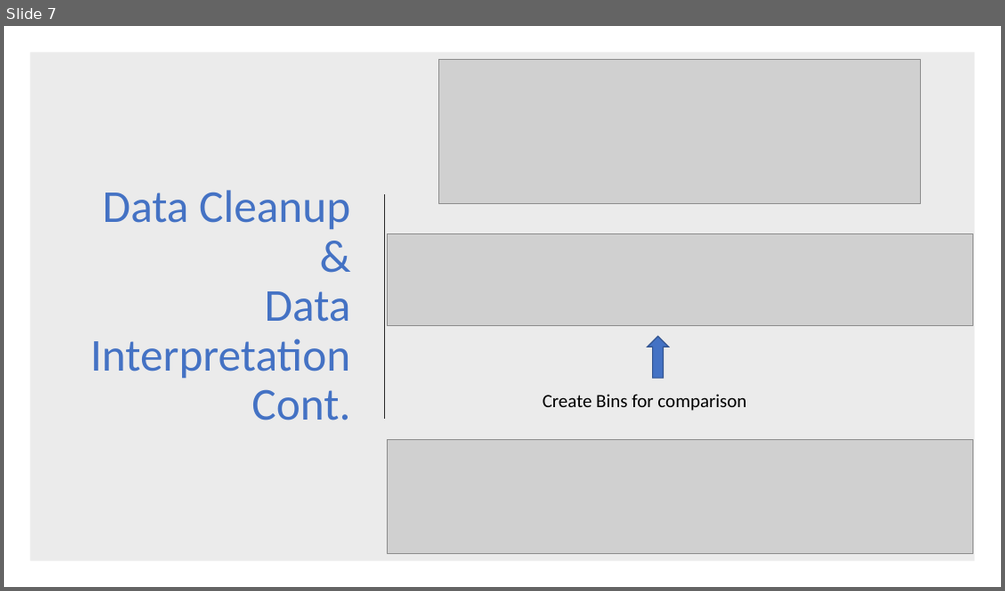
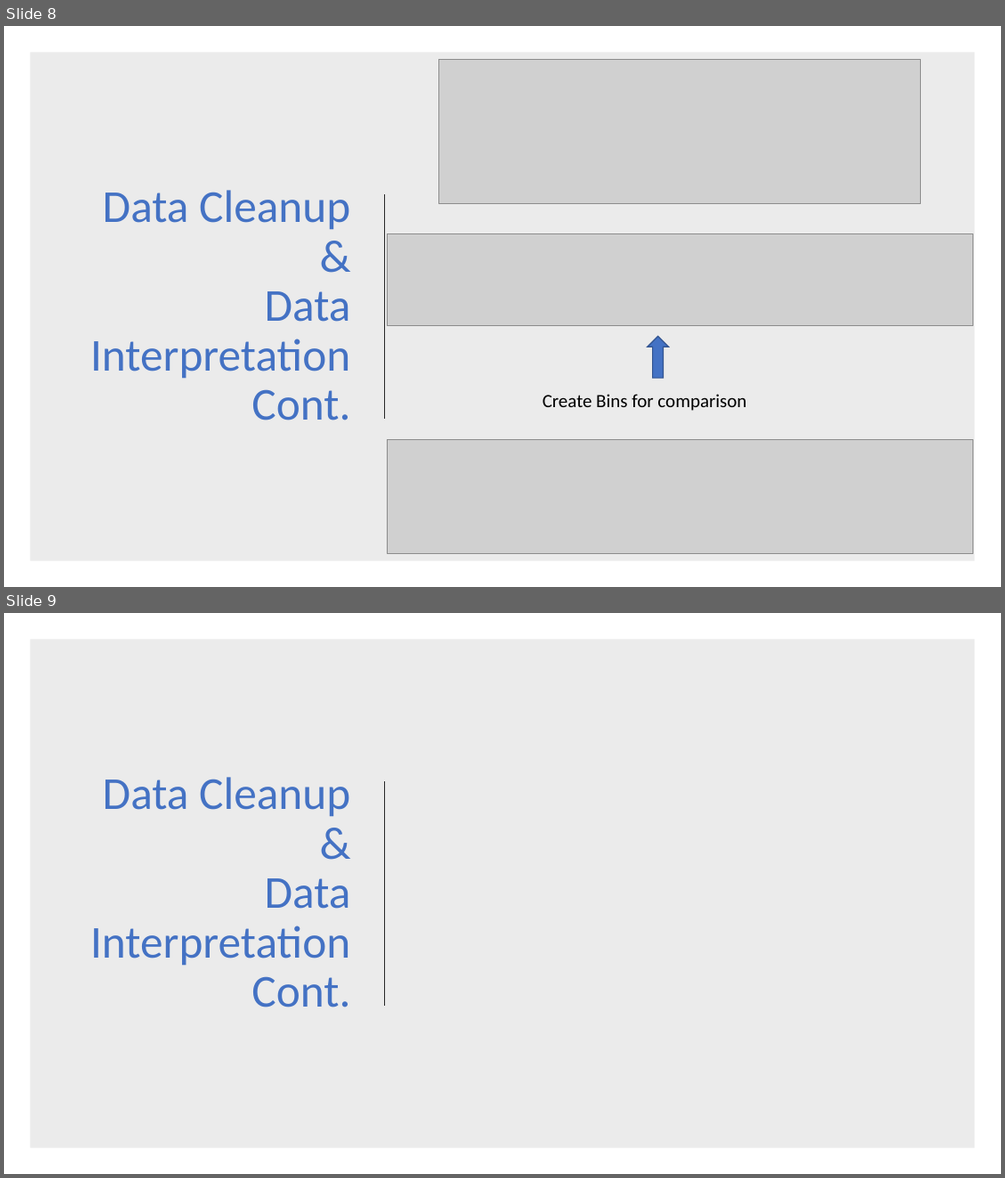
Before and after one commit to coreykretzmer9/CVD_Final_Project, a slide deck: First Project Data and Code/Cardiovascular Mortality Presentation CJK edits.pptx. Shown one above the other, each under a label of ours: slide 7 before the commit, slides 8 and 9 after it. The pictures are 1005x591 and 1005x1178 pixels, drawn with LibreOffice and Linux fonts; fonts in the diff are those of the drawing; grey boxes stand for pictures. Boxes give left, top, right and bottom in pixels: in the first picture for what was removed or moved away, otherwise in the second. Text is boxed around its words. In the diff, an @@ line names an element or a change of style, - is before the commit and + after.

```diff
--- a/First Project Data and Code/Cardiovascular Mortality Presentation CJK edits.pptx
+++ b/First Project Data and Code/Cardiovascular Mortality Presentation CJK edits.pptx
@@ slide 9 added at (x1=4, y1=613, x2=1001, y2=1174), background #FFFFFF @@
@@ rectangle added at (x1=30, y1=639, x2=975, y2=1148), fill #000000 at 8% opacity @@
@@ title added at (x1=90, y1=777, x2=351, y2=1007), 44 pt, text #4472C4 @@
+Data Cleanup &
+Data Interpretation Cont.
@@ line added from (385, 781) to (385, 1005), #262626 1.5 pt @@
@@ what was slide 7 is now slide 8 @@
```
Also in this commit, not shown: 4 slides changed, 1 other slide added, 7 slides removed, 9 other files.
